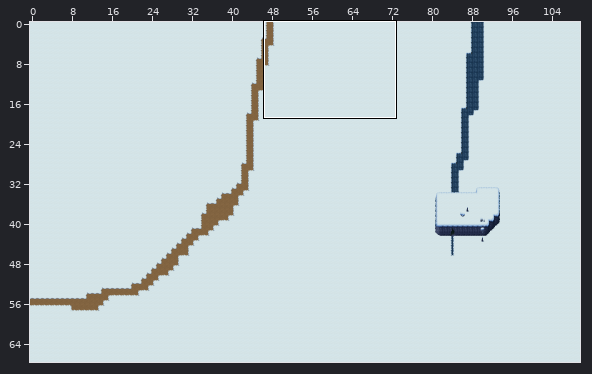
A Tiled map (JSON) gets an edit: assets/maps/cold2.json. The picture above shows the old version from afar; the outline marks the close-up.
Close-up. First the earlier version:
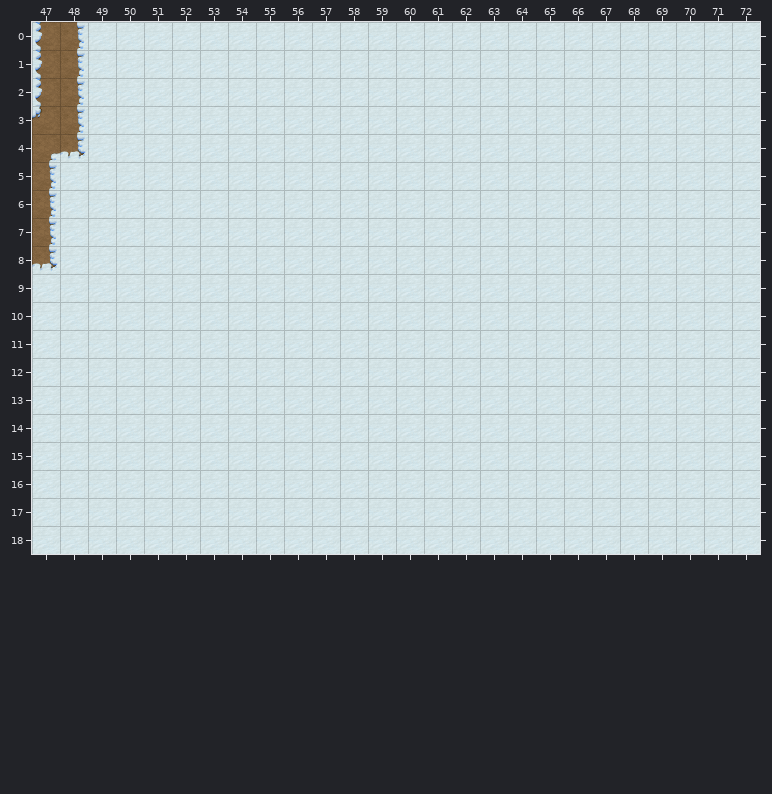
Cells are 32x32 px. Shown: x 47..72, y 0..18. The commit also changed other parts of the map, which this record leaves out.
Once edited:
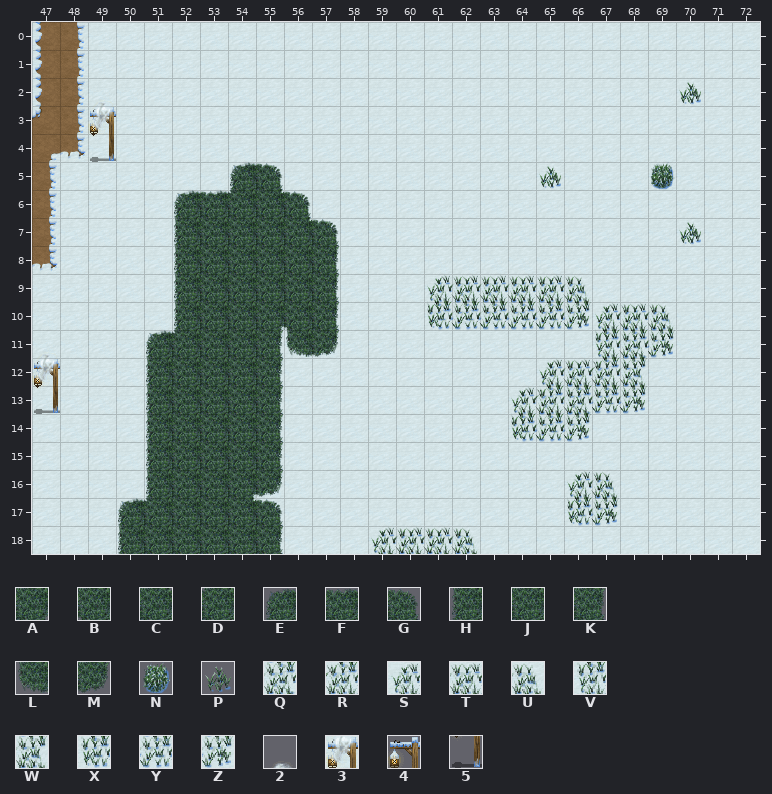
Key: from "terrain": A 25, B 26, C 58, D 59, E 90, F 91, G 92, H 123, J 124, K 125, L 156, M 158, N 189, P 192, Q 193, R 227, S 258, T 259, U 260, V 291, W 293, X 324, Y 325, Z 326; from "winter": 2 272, 3 307, 4 479, 5 514.
_ is an empty cell.
See-through tiles are keyed as they look on the map.
The edit:
Layer "Ground2":
The edit adds tile A in row 10 at x 55; in row 16 at x 54.
The edit adds tile B in row 10 at x 56.
The edit adds tile C in row 6 at x 55; in row 7 at x 56; in row 17 at x 54.
The edit adds tile D in row 6 at x 54; in row 11 at x 52; in row 17 at x 51.
The edit adds tile E in row 5 at x 54; in row 6 at x 52; in row 11 at x 51; in row 17 at x 50.
The edit adds tile F in row 6 at x 53.
The edit adds tile G in row 5 at x 55; in row 6 at x 56; in row 7 at x 57; in row 17 at x 55.
The edit adds tile H in rows 7 to 10 at x 52; in rows 12 to 16 at x 51; in row 18 at x 50.
The edit adds tile J in row 7 at x 53 to 55; in rows 8 to 9 at x 53 to 56; in rows 10 to 11 at x 53 to 54; in rows 12 to 15 at x 52 to 54; in rows 16 to 17 at x 52 to 53; in row 18 at x 51 to 54.
The edit adds tile K in rows 8 to 10 at x 57; in rows 11 to 15 at x 55; in row 18 at x 55.
The edit adds tile L in row 11 at x 56.
The edit adds tile M in row 11 at x 57; in row 16 at x 55.
The edit adds tile Q in row 11 at x 68; in row 13 at x 66.
The edit adds tile R in row 12 at x 67; in row 13 at x 65.
The edit adds tile S in row 9 at x 61; in row 10 at x 67; in row 12 at x 65; in row 13 at x 64; in row 16 at x 66; in row 18 at x 59.
The edit adds tile T in row 9 at x 62 to 65; in row 10 at x 68; in row 12 at x 66; in row 18 at x 60 to 61.
The edit adds tile U in row 9 at x 66; in row 10 at x 69; in row 16 at x 67; in row 18 at x 62.
The edit adds tile V in row 11 at x 67.
The edit adds tile W in row 12 at x 68.
The edit adds tile X in row 10 at x 61; in row 14 at x 64; in row 17 at x 66.
The edit adds tile Y in row 10 at x 62 to 65; in row 13 at x 67; in row 14 at x 65.
The edit adds tile Z in row 10 at x 66; in row 11 at x 69; in row 13 at x 68; in row 14 at x 66; in row 17 at x 67.
Layer "Mask":
The edit adds tile 5 in row 4 at x 49; in row 13 at x 47.
The edit adds tile N in row 5 at x 69.
The edit adds tile P in row 2 at x 70; in row 5 at x 65; in row 7 at x 70.
Layer "Fringe":
The edit adds tile 4 in row 3 at x 49; in row 12 at x 47.
Layer "Fringe2":
The edit adds tile 2 in row 2 at x 49; in row 11 at x 47.
The edit adds tile 3 in row 3 at x 49; in row 12 at x 47.
